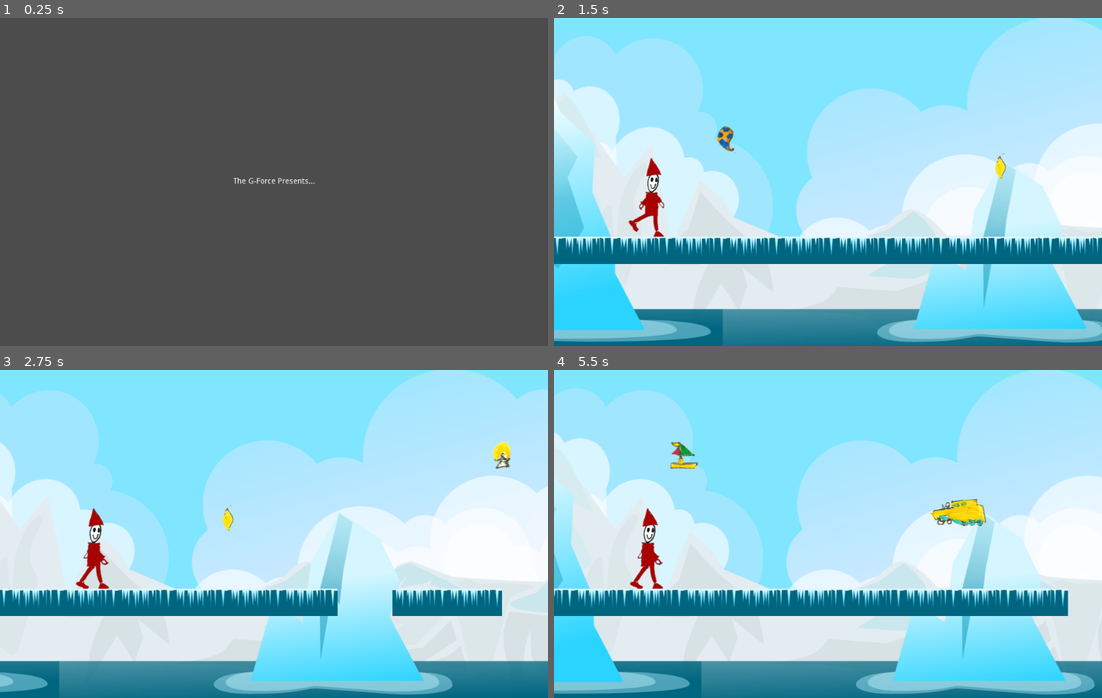
Above: before the commit, frames 1-4 (two rows, left to right).
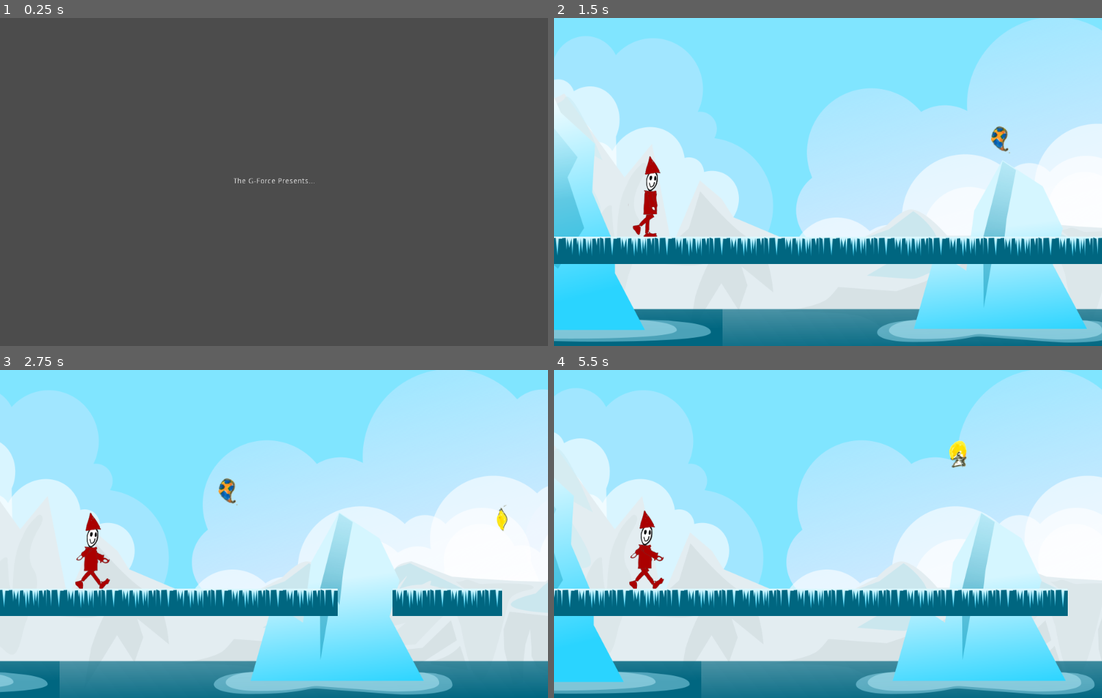
Above: after the commit, the same moments.

Repository: the-g-force/FamJam-December2020
Game: Godot game, scene res://src/SplashScreen.tscn
The game is run twice, just before and just after one commit, with the same random seed, the same clock (stepped at 60 frames per second) and the same inputs. Sound files missing from this copy of the repository are replaced by a short silence.
Inputs (mouse positions are in pixels of both pictures, inside the frame that each line leads up to):
- Up to frame 1 (0.25 s): no input
- Up to frame 2 (1.5 s): tap Enter at 0.5 s; move the mouse to (948, 165) at 0.52 s; click (948, 165) at 0.67 s; tap Space (jump) at 0.77 s; click "PLAY" at 1.25 s
- Up to frame 3 (2.75 s): move the mouse to (164, 550) at 2.02 s; click (164, 550) at 2.17 s; tap Space (jump) at 2.27 s
- Up to frame 4 (5.5 s): move the mouse to (882, 461) at 2.77 s; click (882, 461) at 2.92 s; move the mouse to (800, 599) at 3.52 s; click (800, 599) at 3.67 s; tap Space (jump) at 3.77, 4.52 s; move the mouse to (992, 583) at 4.27 s; click (992, 583) at 4.42 s; click "Play Again" at 5 s

The runs differ from the first frame. In frame 1, less than 0.1% of the frame differs, in the area x 42-58%, y 48-51%; in frame 2, 0.9%; in frame 3, 1.2%; in frame 4, 1.7%, in the area x 1-94%, y 21-75%.

Commit message:
Move first ornament further out

Diff:
--- a/project/project.godot
+++ b/project/project.godot
@@ -32,7 +32,7 @@
 [display]
 
 window/size/width=1000
-window/stretch/mode="viewport"
+window/stretch/mode="2d"
 window/stretch/aspect="keep"
 
 [input]
--- a/project/src/Elf.tscn
+++ b/project/src/Elf.tscn
@@ -79,7 +79,7 @@
 position = Vector2( 2.32352, -76.9511 )
 frames = SubResource( 12 )
 animation = "walk"
-frame = 6
+frame = 2
 playing = true
 
 [node name="JumpSound" type="AudioStreamPlayer" parent="."]
--- a/project/src/TestLevel.gd
+++ b/project/src/TestLevel.gd
@@ -42,7 +42,7 @@
 
 	_tile_index += 1
 
-	if _tile_index % 5 == 0:
+	if _tile_index > 5 and _tile_index % 5 == 0:
 		var ornament := Ornament.instance()
 		var ornament_vertical_variation = randi()%upper_variation_limit
 		ornament.position.y = -50-ornament_vertical_variation
